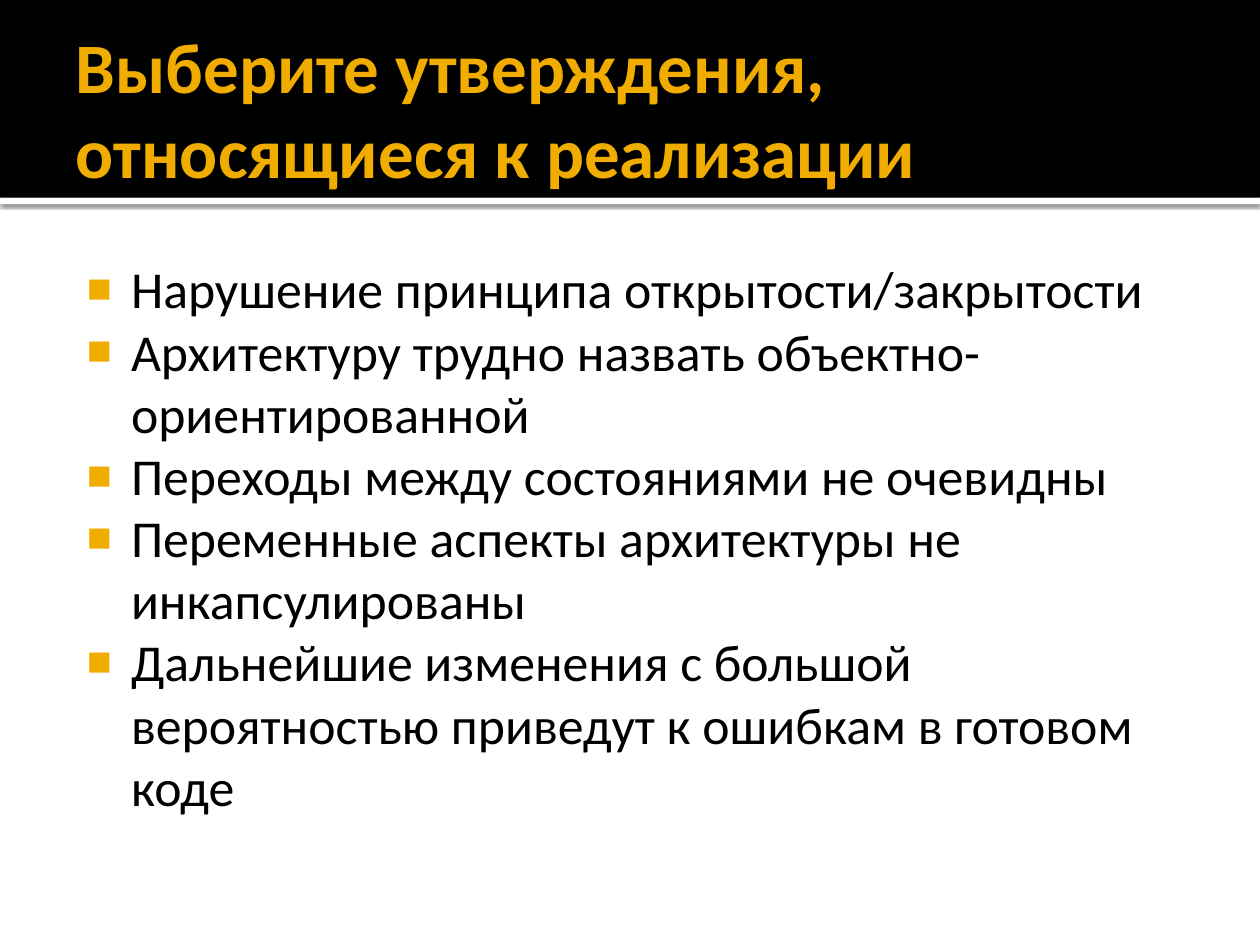
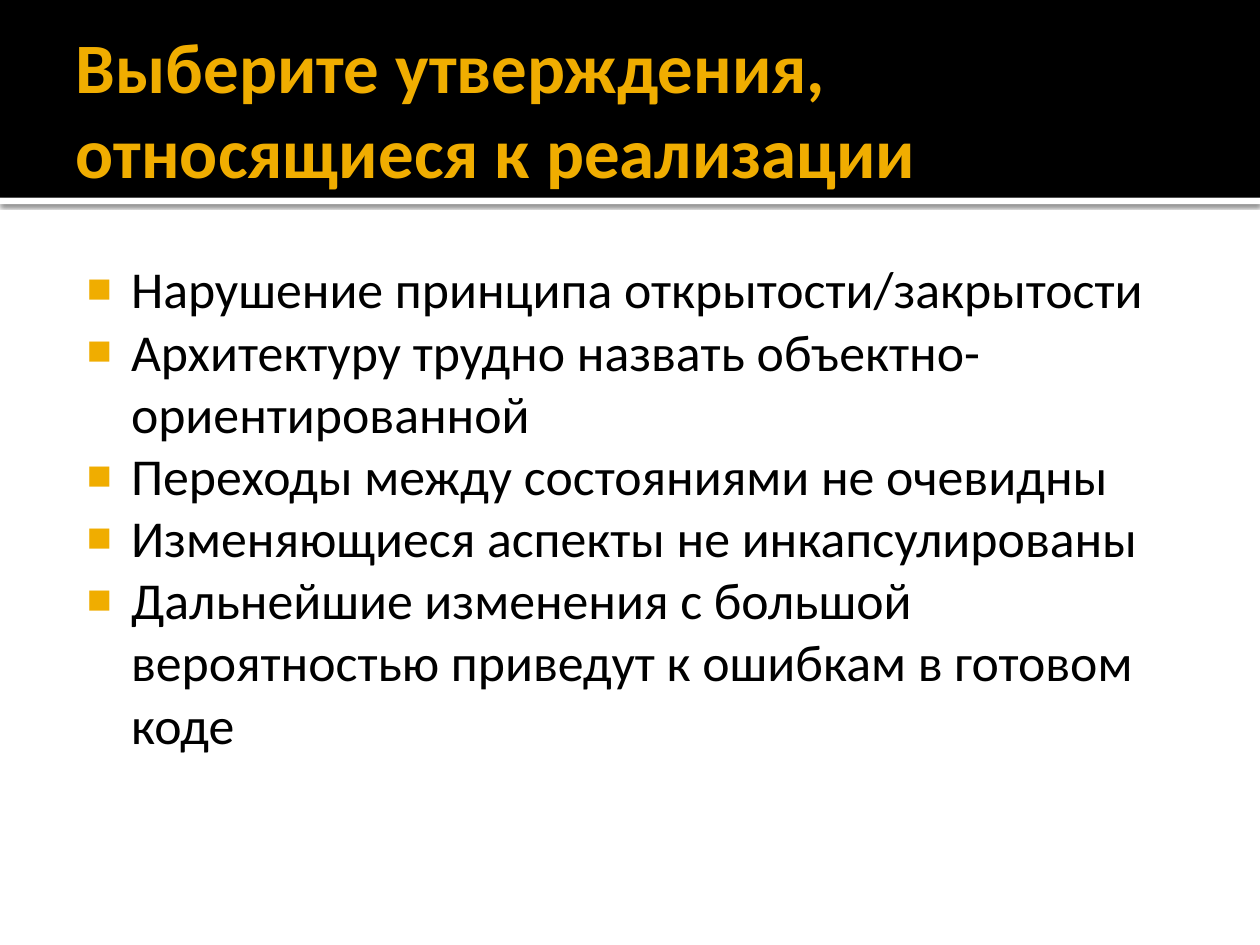
Before and after one commit to alexey-malov/ood, a slide deck: slide 12 of lectures/11.state/state.pptx. Drawn at 1260x945 pixels with LibreOffice and Linux fonts; fonts in the diff are those of the drawing. Boxes give left, top, right and bottom in pixels: in the first picture for what was removed or moved away, otherwise in the second. Text is boxed around its words. In the diff, an @@ line names an element or a change of style, - is before the commit and + after.

```diff
--- a/lectures/11.state/state.pptx
+++ b/lectures/11.state/state.pptx
@@ text at (131, 523, 1137, 566): text changed @@
-■ Переменные аспекты архитектуры не инкапсулированы
+■ Изменяющиеся аспекты не инкапсулированы
```
Also in this commit, not shown: 8 other slides changed, 6 slides added, 1 other file.
